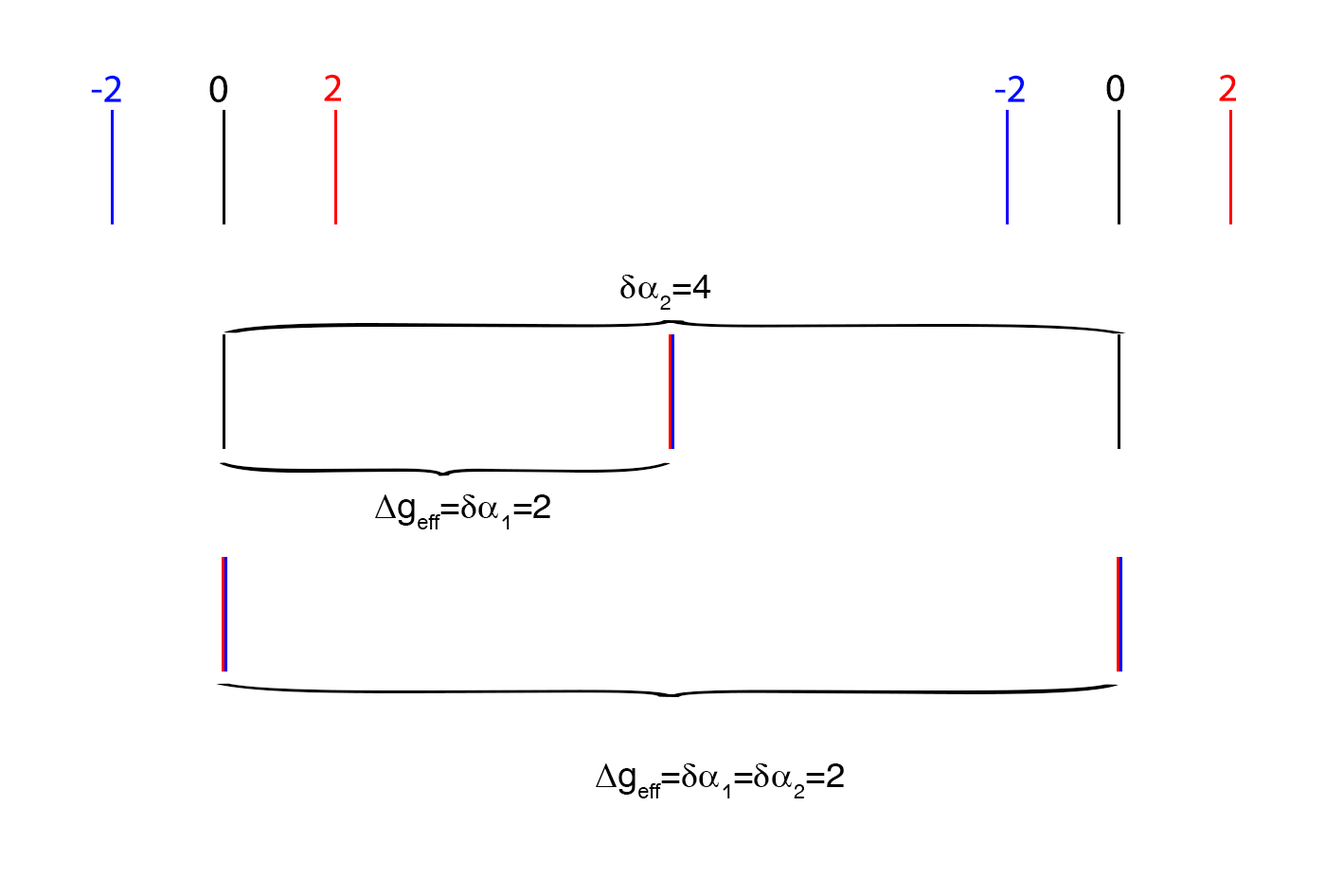
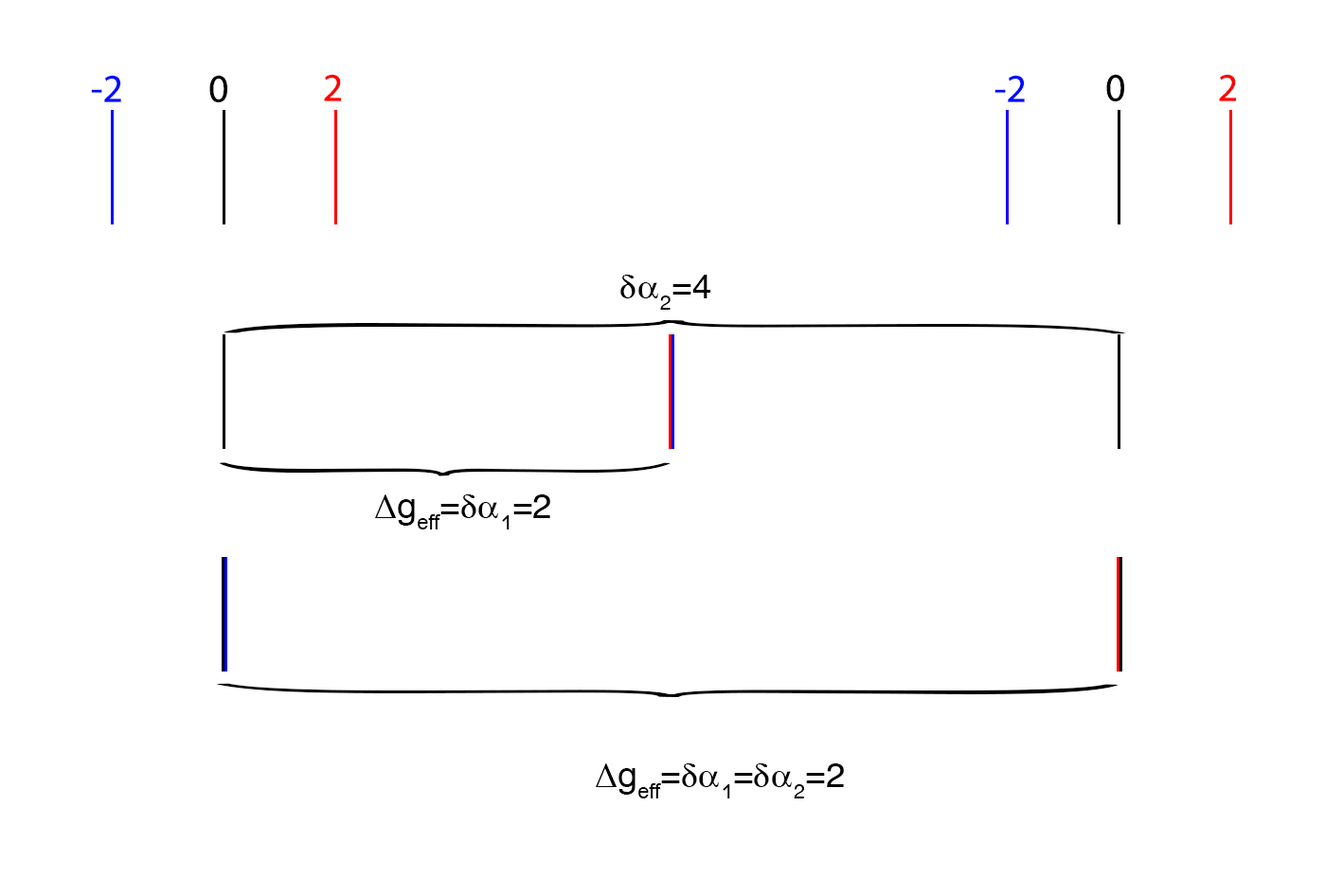
Layers edited between the first and the second 1343 × 896 image:
painted on "Layer 4" over bbox(221, 556, 225, 672)
painted on "Layer 3" (1st of 2) over bbox(1119, 556, 1123, 672)
